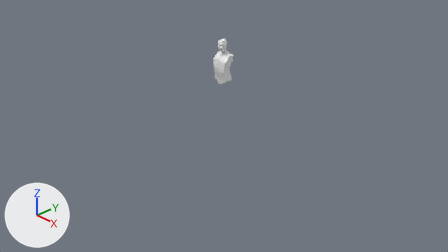
A saved change to the Blender file humanoids/udemy-human/human-male.blend.
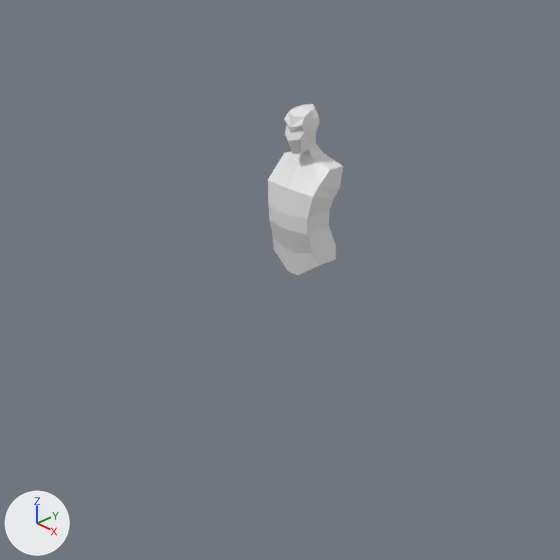
There are two pictures of each version: one from the file's camera 'Camera', one close up on the part from 32% to 65% of the width and 4% to 64% of the height. Lighting does not change. The marker at lower left points along +X, +Y and +Z. The last two pictures show the newer version.

Before the edit, the objects in view are built like this:
```python
me_cube = bpy.data.meshes.new('Cube')
me_cube.from_pydata(...)  # 79 vertices, 64 faces; spans x 0.0..1.01, y -0.92..0.58, z -1.63..3.66
me_cube.materials.append(mat_material)  # white #e7e7e7
ob_cube = bpy.data.objects.new('Cube', me_cube)
ob_cube.location = (0.0, 0.0, 1.032)
ob_cube.scale = (0.151, 0.151, 0.151)
_m = ob_cube.modifiers.new('Mirror', 'MIRROR')
_m.use_clip = True
```
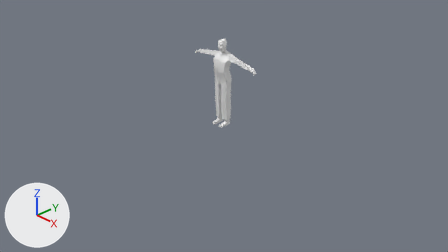
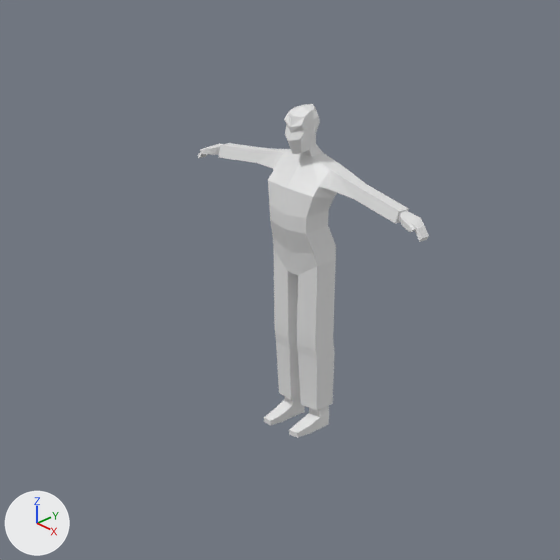
Commit message: more work on human

The change in detail:
me_cube is used by ob_cube; location (0.0, 0.0, 1.032); scale (0.151, 0.151, 0.151).
me_cube had 79 vertices, 64 faces and spanned x 0.0..1.01, y -0.92..0.58, z -1.63..3.66.
me_cube now has 167 vertices, 152 faces and spans x 0.0..4.96, y -1.15..0.58, z -6.83..3.66.
Part 1, on me_cube:
2 faces are deleted.
4 vertices in x 0.84..0.87, y -0.77..0.17, z -0.06..0.48 move by (-0.04, 0.0, 0.0).
4 vertices in x 0.22, y -0.88..0.27, z -0.07..0.44 move by (0.01, 0.0, 0.0).
2 vertices move from x 0.0..0.24, y -0.13..-0.11, z 2.33 to x 0.0..0.24, y -0.12..-0.1, z 2.31.
88 vertices are added at x 0.19..4.96, y -1.15..0.58, z -6.83..1.86.
90 new faces join them.

Changed parts and their boxes (x1, y1, x2, y2) in the close-ups (560 x 560 px):
'Cube', reshaped (205% wider, 95% taller)
    before: (268, 104, 343, 275)
    after: (198, 104, 429, 438)
part 1 of me_cube, built on
    before: (268, 166, 343, 274)
    after: (198, 143, 429, 438)
